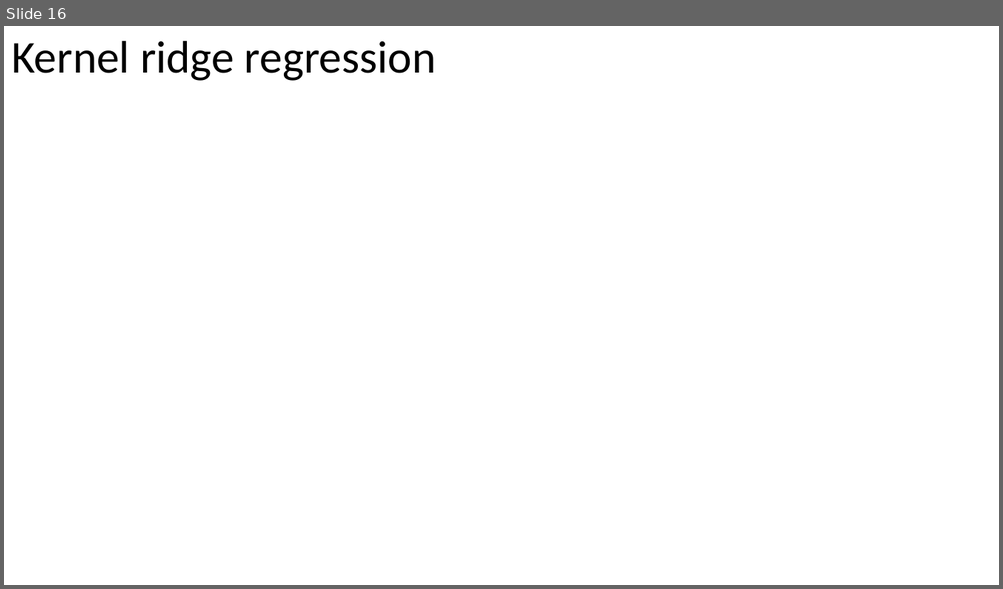
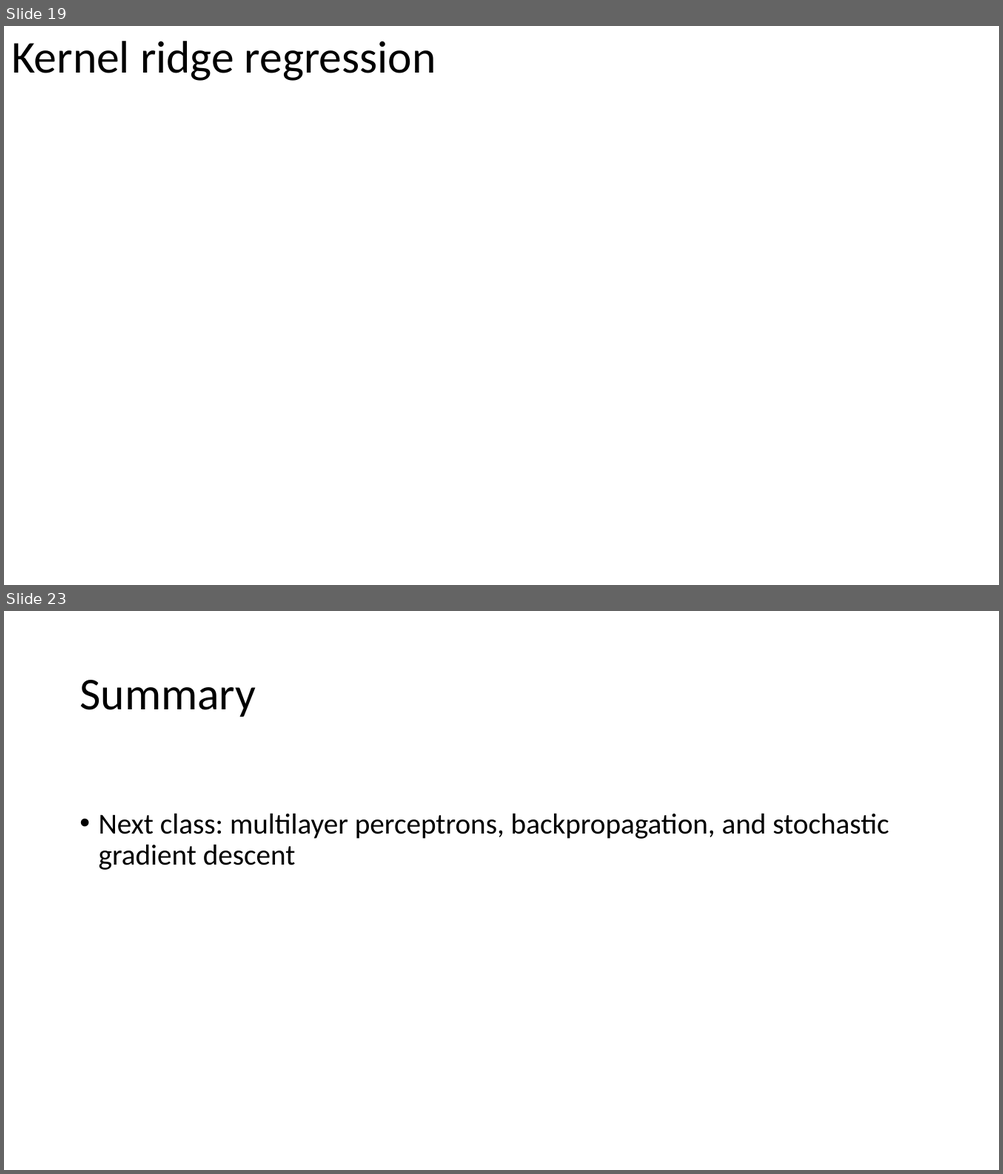
Before and after one commit to russellu/cs405, a slide deck: Lecture_18.pptx. Shown one above the other, each under a label of ours: slide 16 before the commit, slides 19 and 23 after it; the slides between them are not shown. The pictures are 1003x589 and 1003x1174 pixels, drawn with LibreOffice and Linux fonts; fonts in the diff are those of the drawing; background and template pictures are left out. Boxes give left, top, right and bottom in pixels: in the first picture for what was removed or moved away, otherwise in the second. Text is boxed around its words. In the diff, an @@ line names an element or a change of style, - is before the commit and + after.

```diff
--- a/Lecture_18.pptx
+++ b/Lecture_18.pptx
@@ slide 23 added at (x1=4, y1=611, x2=999, y2=1170), background #FFFFFF @@
@@ title added at (x1=79, y1=680, x2=256, y2=717), 44 pt, text #000000 @@
+Summary
@@ text added at (x1=99, y1=813, x2=888, y2=870), 28 pt, text #000000 @@
+• Next class: multilayer perceptrons, backpropagation, and stochastic gradient descent
@@ what was slide 16 is now slide 19 @@
```
Also in this commit, not shown: 6 slides changed, 6 other slides added, 1 slide removed.
